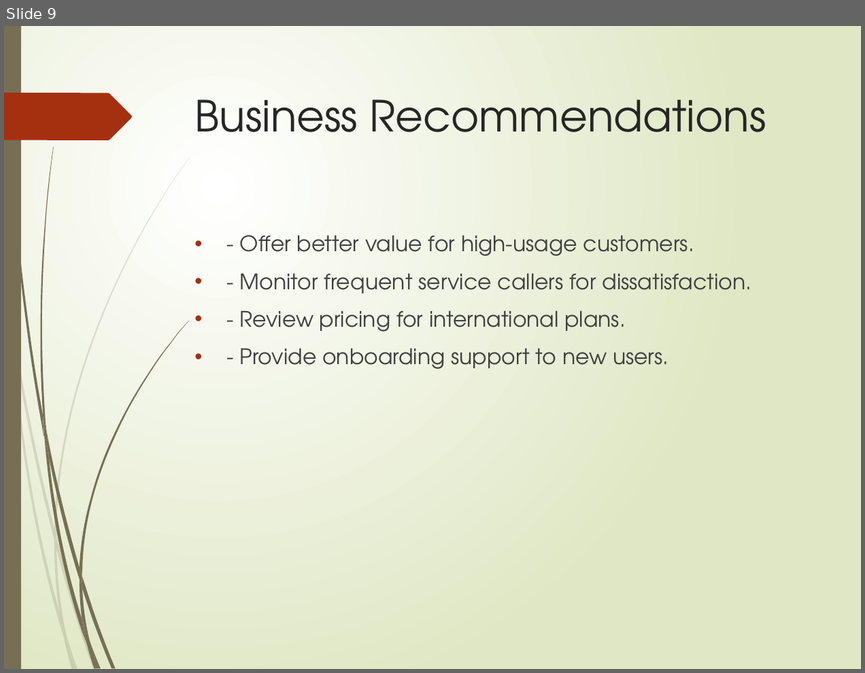
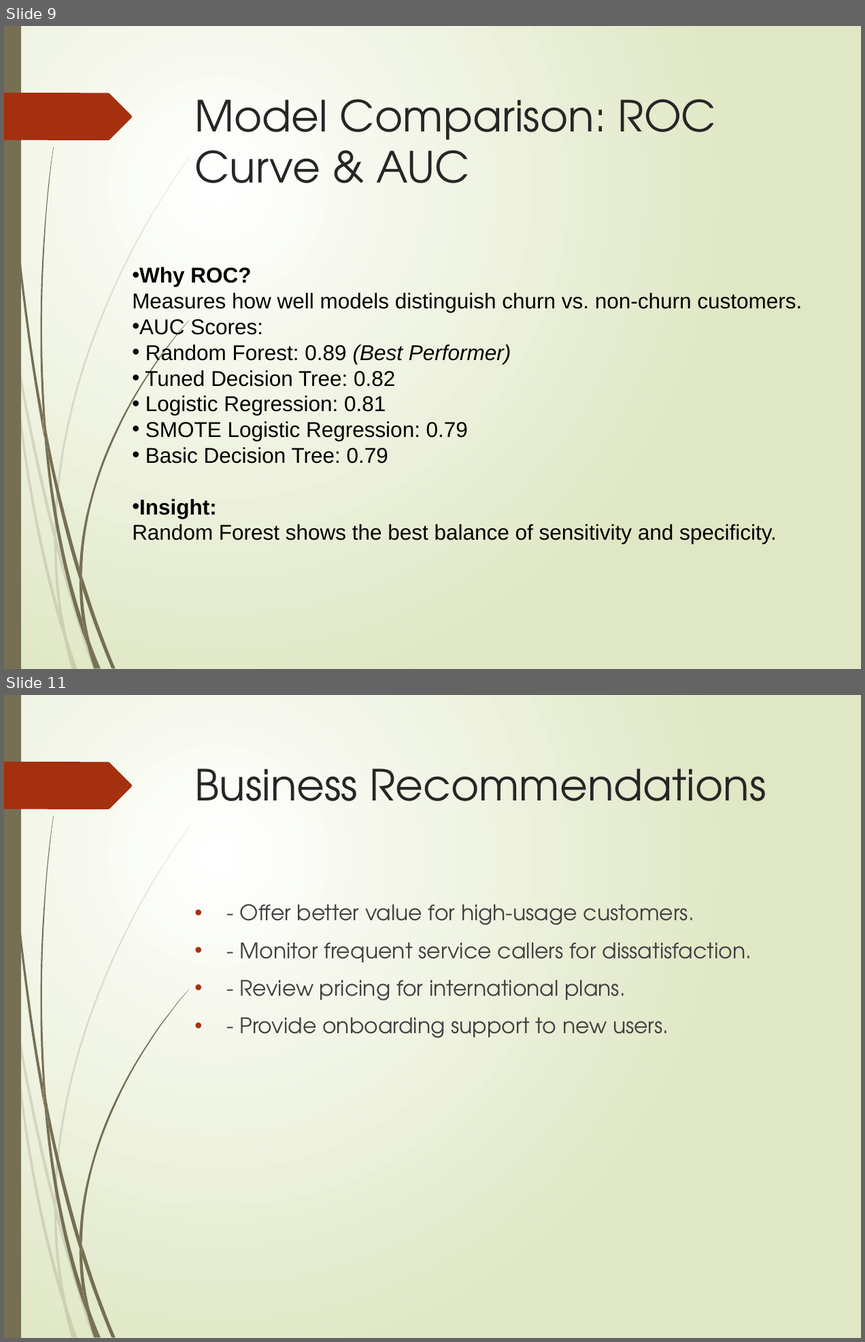
Before and after one commit to Wadhare-Isaac/Phase-3-Project, a slide deck: Customer_Churn_Prediction_Presentation.pptx. Shown one above the other, each under a label of ours: slide 9 before the commit, slides 9 and 11 after it; the slides between them are not shown. The pictures are 865x673 and 865x1342 pixels, drawn with LibreOffice and Linux fonts; fonts in the diff are those of the drawing. Boxes give left, top, right and bottom in pixels: in the first picture for what was removed or moved away, otherwise in the second. Text is boxed around its words. In the diff, an @@ line names an element or a change of style, - is before the commit and + after.

Commit message:
modified my ppt file

```diff
--- a/Customer_Churn_Prediction_Presentation.pptx
+++ b/Customer_Churn_Prediction_Presentation.pptx
@@ slide 9 added at <box>4,26,861,669</box>, background gradient #FFFFFF to #DFE8C4; not listed: 24 template elements that a slide beside it also shows @@
@@ title added at <box>195,99,716,183</box>, 36 pt, text #262626 @@
+Model Comparison: ROC Curve & AUC
@@ text added at <box>132,267,802,543</box>, 18 pt, text #000000 @@
+• Why ROC?
+  Measures how well models distinguish churn vs. non-churn customers.
+• AUC Scores:
+• Random Forest: 0.89 (Best Performer)
+• Tuned Decision Tree: 0.82
+• Logistic Regression: 0.81
+• SMOTE Logistic Regression: 0.79
+• Basic Decision Tree: 0.79
+• Insight:
+  Random Forest shows the best balance of sensitivity and specificity.
@@ what was slide 9 is now slide 11 @@
```
Also in this commit, not shown: 1 other slide added.
